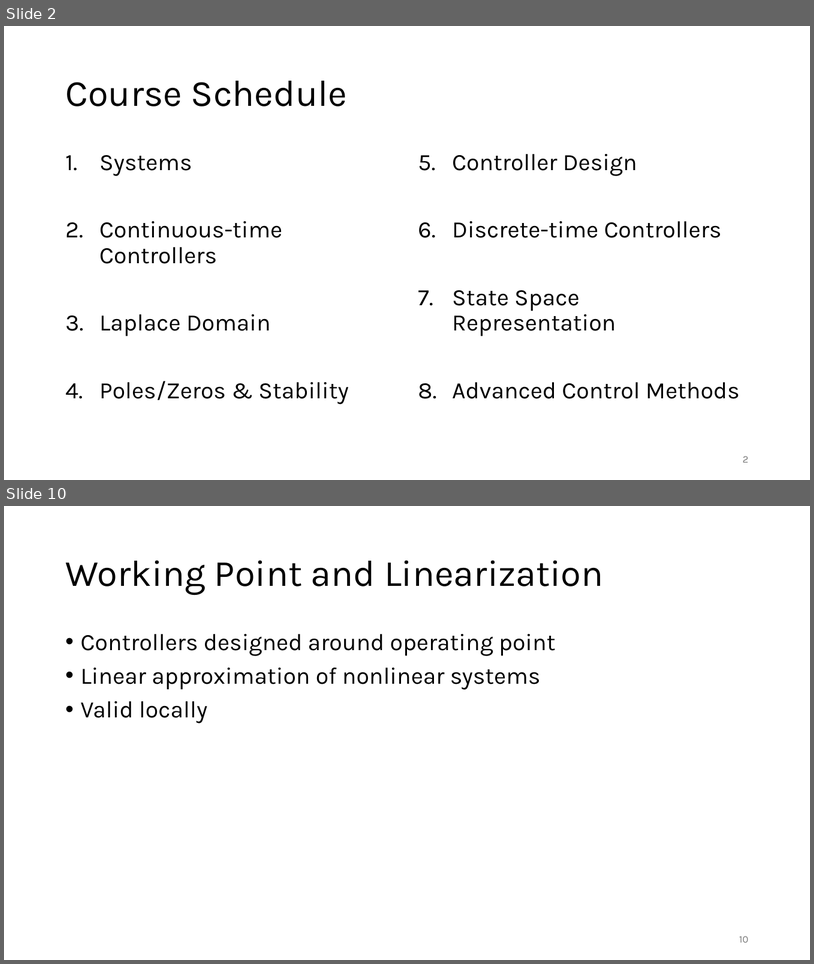
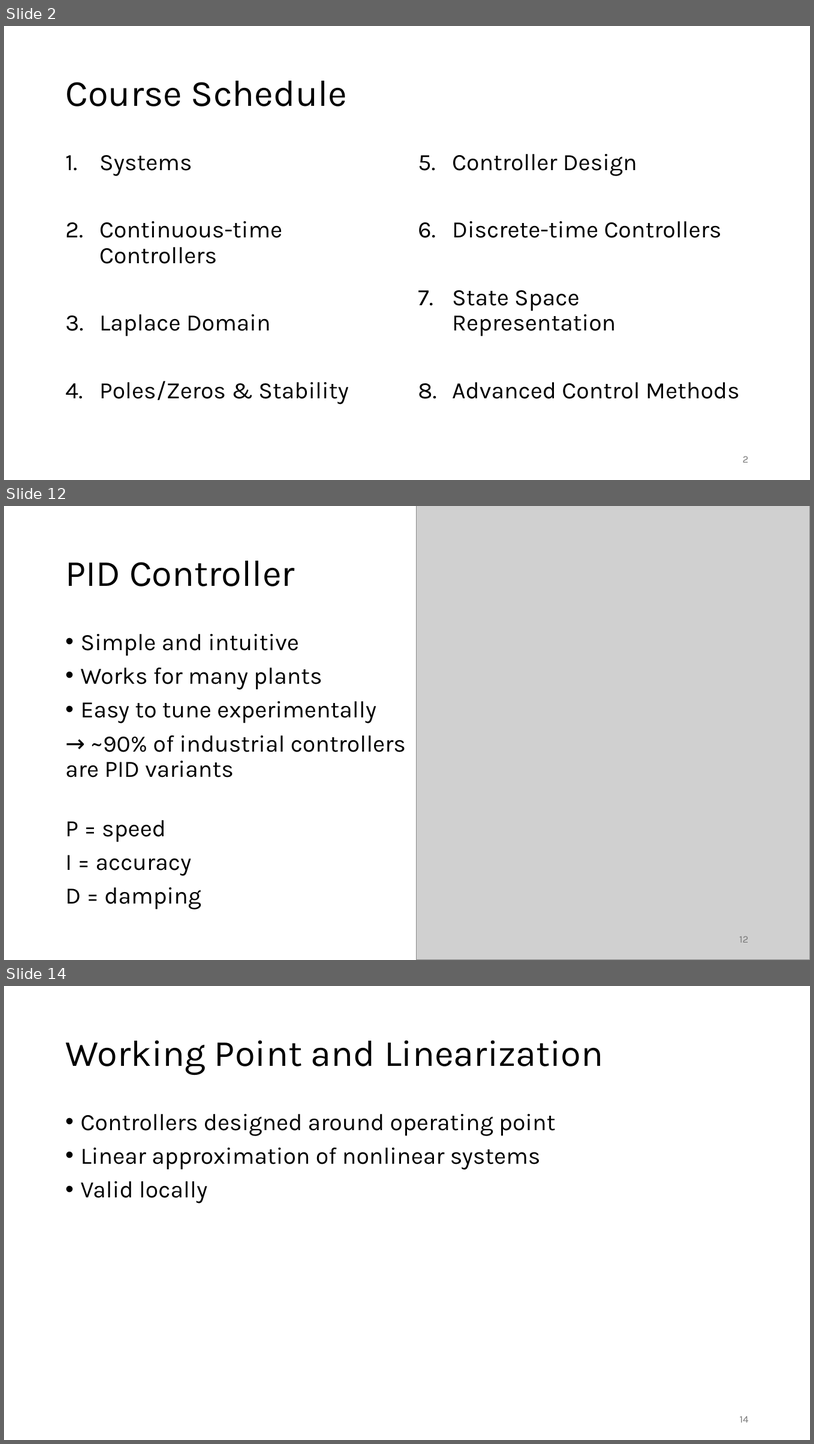
Before and after one commit to FelixWick/control_engineering, a slide deck: slides/2_continuous_controllers.pptx. Shown one above the other, each under a label of ours: slides 2 and 10 before the commit, slides 2, 12 and 14 after it; the slides between them are not shown. The pictures are 814x964 and 814x1444 pixels, drawn with LibreOffice and Linux fonts; fonts in the diff are those of the drawing; grey boxes stand for pictures. Boxes give left, top, right and bottom in pixels: in the first picture for what was removed or moved away, otherwise in the second. Text is boxed around its words. In the diff, an @@ line names an element or a change of style, - is before the commit and + after.

Commit message:
time-domain control

```diff
--- a/slides/2_continuous_controllers.pptx
+++ b/slides/2_continuous_controllers.pptx
@@ slide 12 added at [4, 506, 810, 960], background #FFFFFF @@
@@ picture added at [417, 506, 810, 960] @@
@@ title added at [65, 561, 295, 586], 44 pt, text #000000 @@
+PID Controller
@@ text added at [65, 634, 406, 909], 28 pt, text #000000 @@
+• Simple and intuitive
+• Works for many plants
+• Easy to tune experimentally
+→ ~90% of industrial controllers are PID variants
+P = speed
+I = accuracy
+D = damping
@@ page number added at [740, 936, 749, 942], 12 pt, text #797979 @@
+12
@@ what was slide 10 is now slide 14 @@
@@ page number at [740, 1416, 749, 1422]: text changed @@
-10
+14
```
Also in this commit, not shown: 7 slides changed, 3 other slides added, 2 slides removed, 3 other files.
